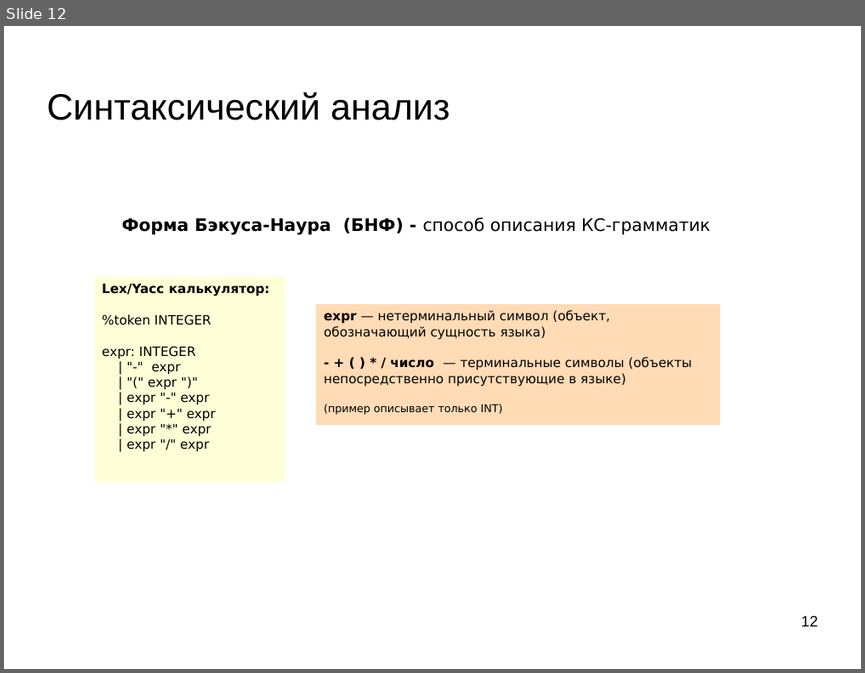
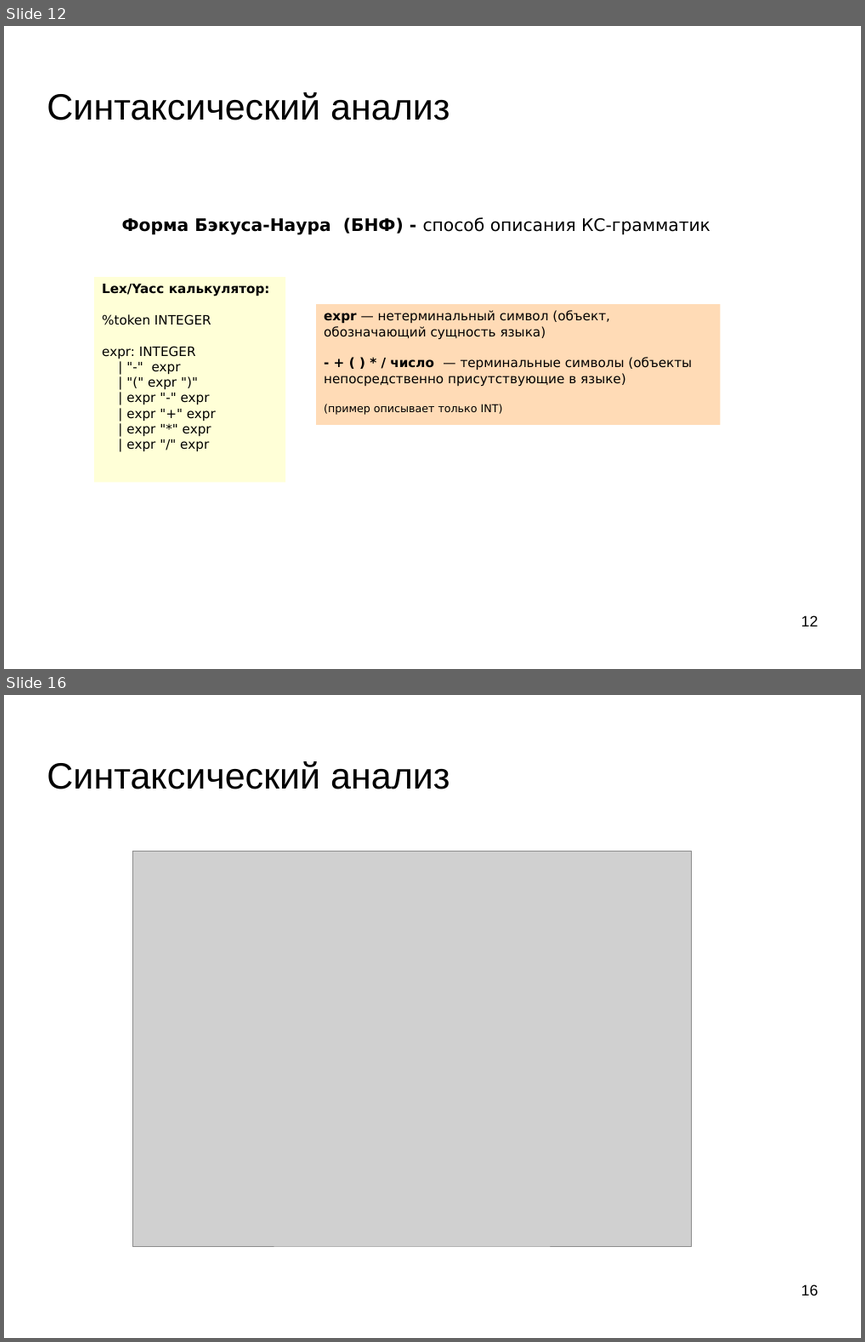
Before and after one commit to mechanoid5/ml_nlp_2022, a slide deck: 07-synt-grammar.odp. Shown one above the other, each under a label of ours: slide 12 before the commit, slides 12 and 16 after it; the slides between them are not shown. The pictures are 865x673 and 865x1342 pixels, drawn with LibreOffice and Linux fonts; fonts in the diff are those of the drawing; grey boxes stand for pictures; background and template pictures are left out. Boxes give left, top, right and bottom in pixels: in the first picture for what was removed or moved away, otherwise in the second. Text is boxed around its words. In the diff, an @@ line names an element or a change of style, - is before the commit and + after.

```diff
--- a/07-synt-grammar.odp
+++ b/07-synt-grammar.odp
@@ slide 16 added at box(4, 695, 861, 1338), background picture (left out) @@
@@ title added at box(46, 761, 450, 789), 33.9 pt, text #000000 @@
+Синтаксический анализ
@@ picture added at box(132, 851, 692, 1246) @@
@@ page number added at box(801, 1284, 818, 1295), 14 pt, text #000000 @@
+16
```
Also in this commit, not shown: 1 slide changed, 8 other slides added, 1 slide removed, 1 other file.
